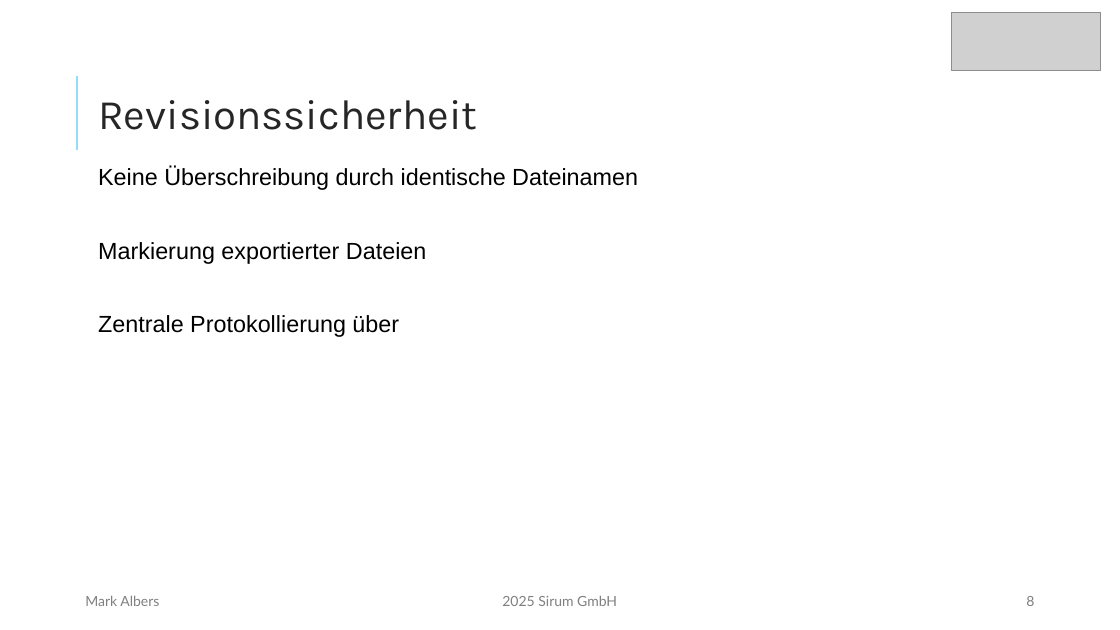
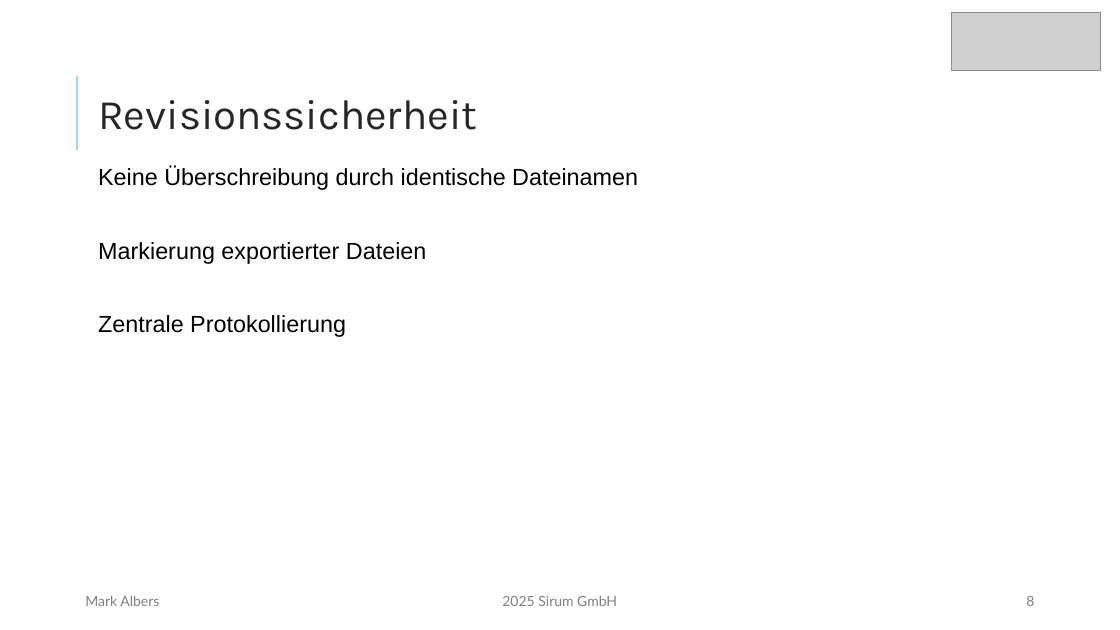
Before and after one commit to mork02/IHK-Projekt, a slide deck: slide 8 of Präsentation/Entwicklung eines Odoo-Moduls zur ZIP-komprimierten Dateiverwaltung im Dokumentenmanagementsystem.pptx. Drawn at 1120x630 pixels with LibreOffice and Linux fonts; fonts in the diff are those of the drawing; grey boxes stand for pictures. Boxes give left, top, right and bottom in pixels: in the first picture for what was removed or moved away, otherwise in the second. Text is boxed around its words. In the diff, an @@ line names an element or a change of style, - is before the commit and + after.

```diff
--- a/Präsentation/Entwicklung eines Odoo-Moduls zur ZIP-komprimierten Dateiverwaltung im Dokumentenmanagementsystem.pptx
+++ b/Präsentation/Entwicklung eines Odoo-Moduls zur ZIP-komprimierten Dateiverwaltung im Dokumentenmanagementsystem.pptx
@@ text at (x1=98, y1=315, x2=346, y2=337): text changed @@
-Zentrale Protokollierung über
+Zentrale Protokollierung
```
Also in this commit, not shown: 1 other slide changed, 1 other file.
